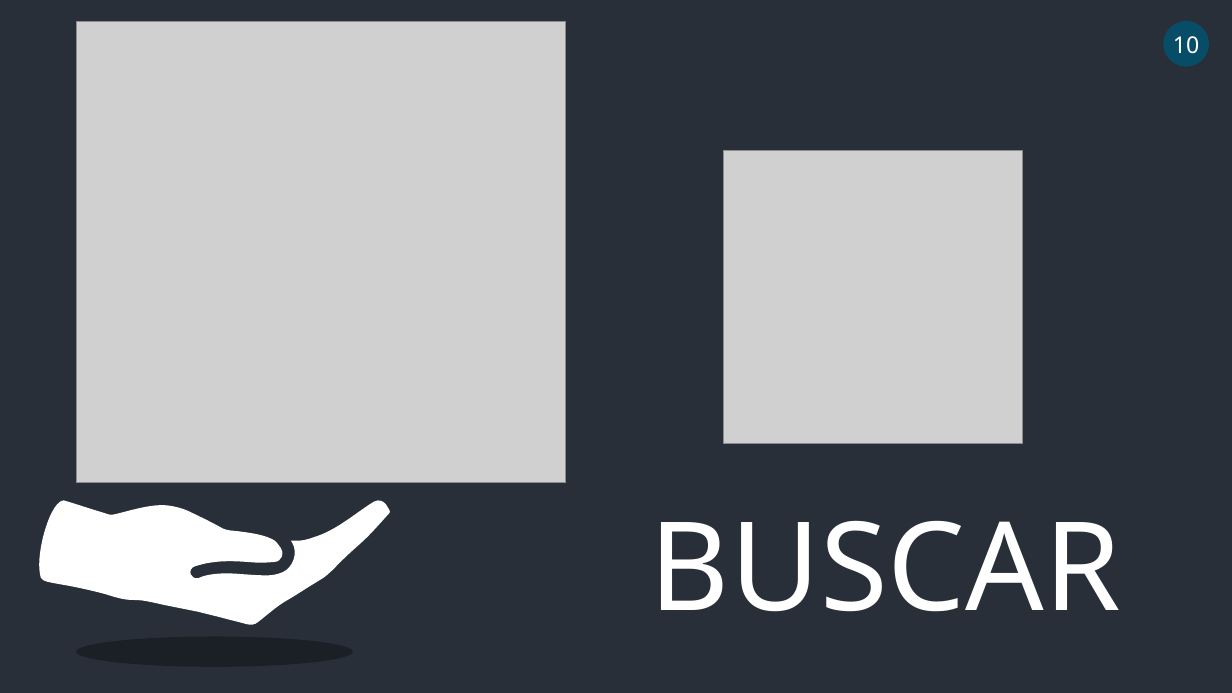
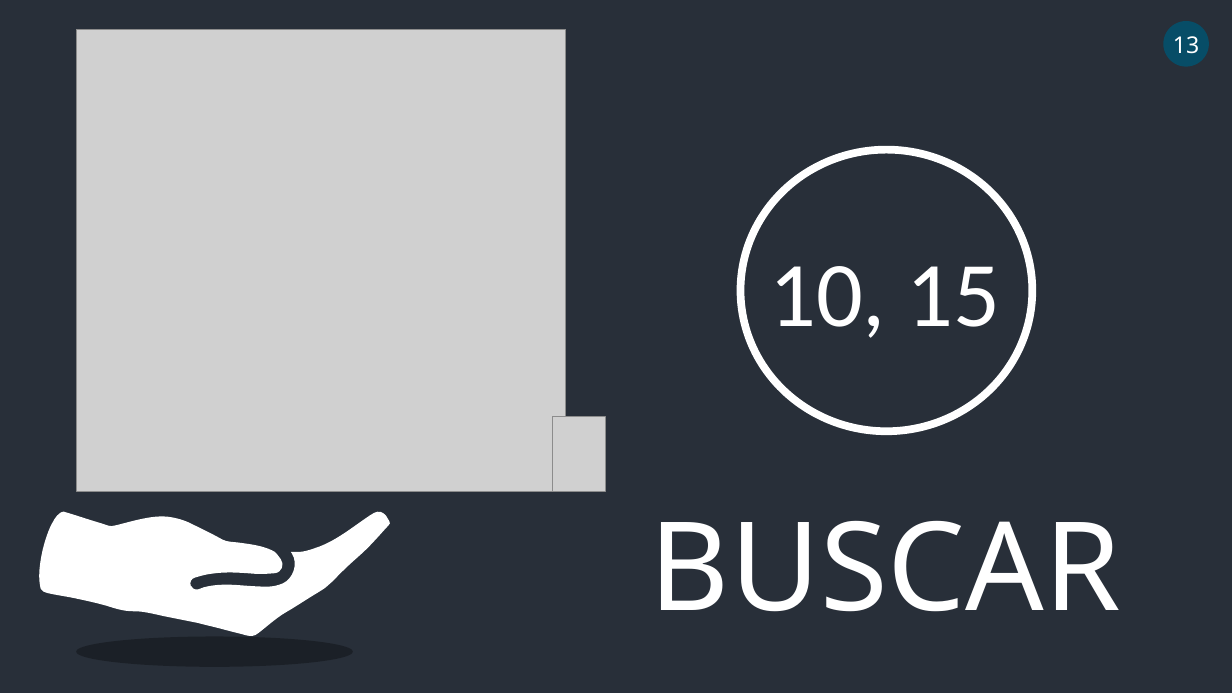
Before and after one commit to ElvisMinayaM/INTERVAL-TREE, a slide deck: slide 12 of INTERVAL TREE.pptx (slide 10 before the commit). Drawn at 1232x693 pixels with LibreOffice and Linux fonts; fonts in the diff are those of the drawing; grey boxes stand for pictures. Boxes give left, top, right and bottom in pixels: in the first picture for what was removed or moved away, otherwise in the second. Text is boxed around its words. In the diff, an @@ line names an element or a change of style, - is before the commit and + after.

```diff
--- a/INTERVAL TREE.pptx
+++ b/INTERVAL TREE.pptx
@@ picture: place and size @@
-picture at [76,21,566,482]
+picture at [76,30,566,491]
@@ text in ellipse at [1173,36,1199,54]: text changed @@
-10
+13
@@ picture removed at [723,151,1022,443] @@
@@ ellipse added at [740,150,1032,432], outline #FFFFFF 6 pt @@
@@ text added at [769,266,1001,338], 72 pt, text #FFFFFF @@
+10, 15
@@ picture added at [553,417,605,491] @@
@@ freeform shape: place and size @@
-freeform shape at [39,499,391,625]
+freeform shape at [39,511,391,637]
```
Also in this commit, not shown: 8 other slides changed, 3 slides added, 1 slide removed.
